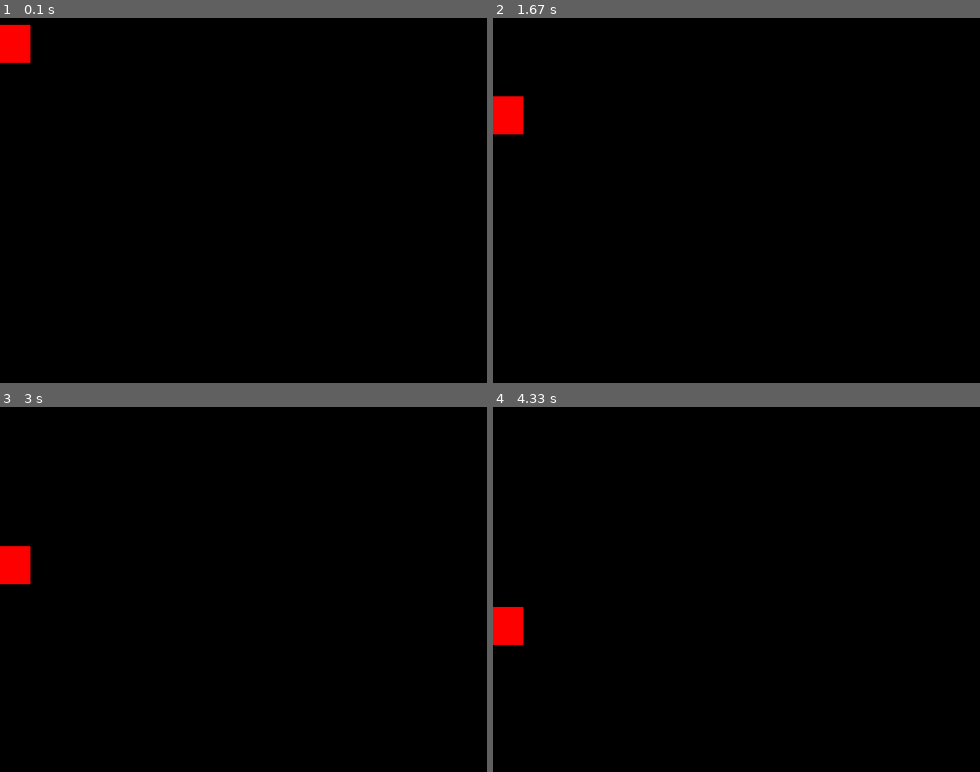
Above: before the commit, frames 1-4 (two rows, left to right).
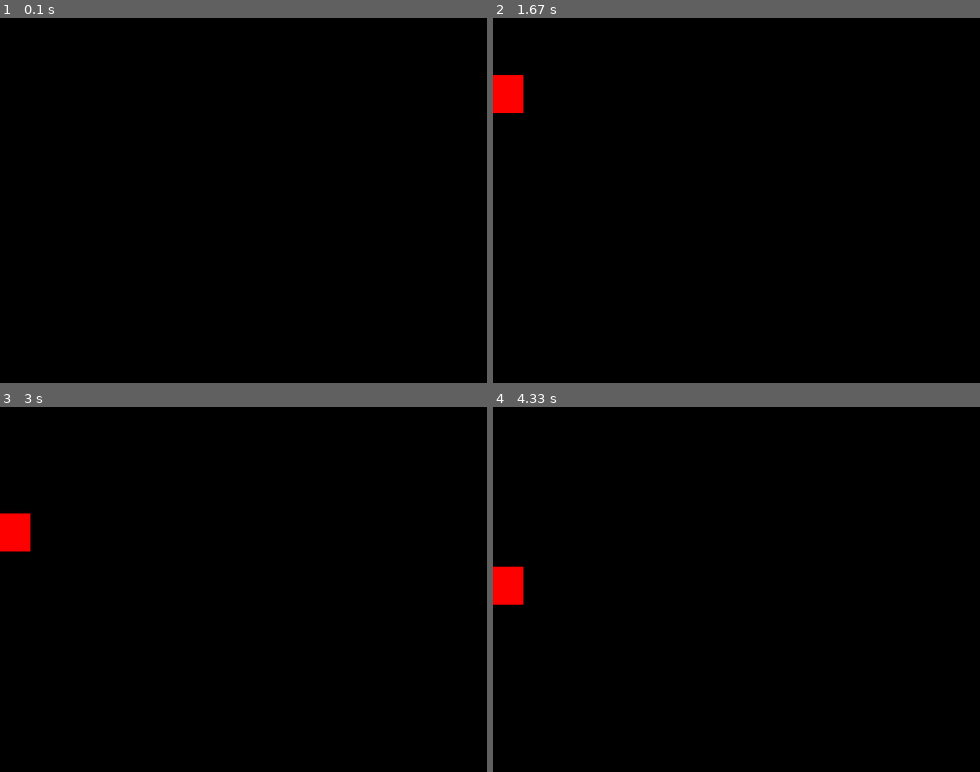
Above: after the commit, the same moments.

Repository: marciomesquita/curso-pygame-joao-tinti-youtube
Game: pygame game, started from Aula-03-movimento.py
Same seed, same stepped clock (60 frames per second), same inputs: the game is played once before the commit and once after it.
Inputs:
- Up to frame 1 (0.1 s): no input
- Up to frame 2 (1.67 s): no input
- Up to frame 3 (3 s): no input
- Up to frame 4 (4.33 s): no input

The runs differ from the first frame. In frame 1, 0.7% of the frame differs, in the area x 0-7%, y 1-13%; in frame 2, 0.7%; in frame 3, 1.1%; in frame 4, 1.3%, in the area x 0-7%, y 43-66%.

Commit message:
Aula 03 - Frame rate

Diff:
--- a/Aula-03-movimento.py
+++ b/Aula-03-movimento.py
@@ -11,8 +11,10 @@
 
 tela = pygame.display.set_mode((largura, altura))
 pygame.display.set_caption("Jogo")
+relogio = pygame.time.Clock()
 
 while True:
+    relogio.tick(10)
     tela.fill((0,0,0))
     for event in pygame.event.get():
         if event.type == QUIT:
@@ -22,6 +24,6 @@
     pygame.draw.rect(tela, (255,0,0), (x,y,40,50))
     if y >= altura:
         y = 0
-    y += 1
+    y += 5
 
     pygame.display.update()
